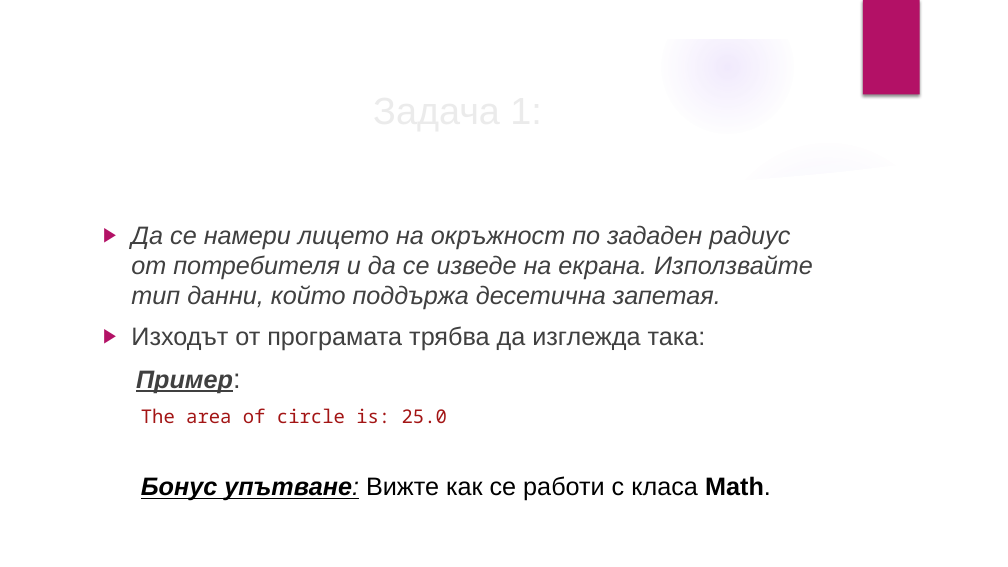
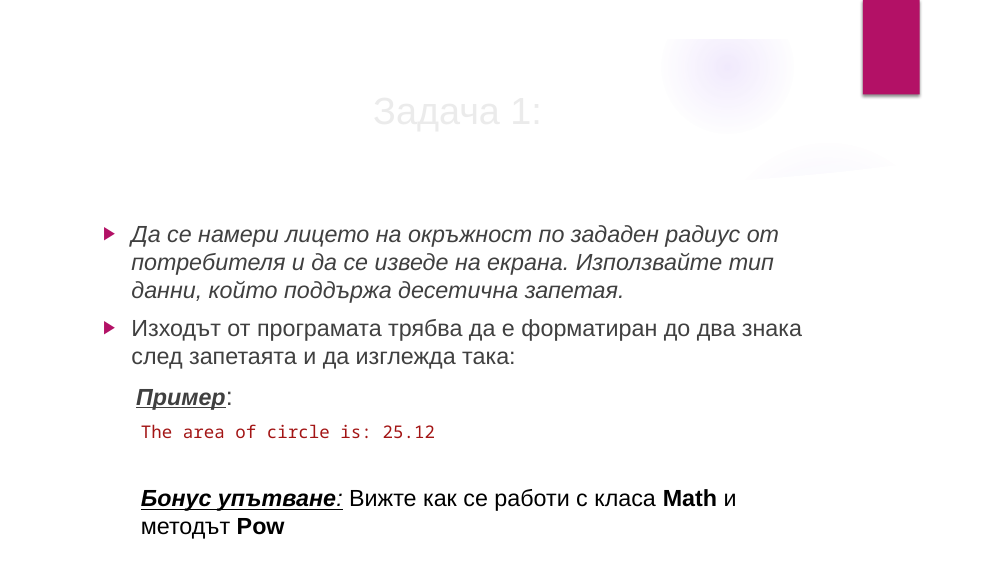
Before and after one commit to velizar92/CSharp-Programming-Presentations, a slide deck: slide 53 of C# Basics.pptx. Drawn at 1008x567 pixels with LibreOffice and Linux fonts; fonts in the diff are those of the drawing; background and template pictures are left out. Boxes give left, top, right and bottom in pixels: in the first picture for what was removed or moved away, otherwise in the second. Text is boxed around its words. In the diff, an @@ line names an element or a change of style, - is before the commit and + after.

Commit message:
C# Basics Latest changes

```diff
--- a/C# Basics.pptx
+++ b/C# Basics.pptx
@@ text at (131,225,779,410): size 24 to 22.2 pt in "Да се намери лицето на окръжност по ...", "Пример:"; size 26 to 24.1 pt in "Пример:" @@
@@ text at (131,319,802,369): text changed; size 24 to 22.2 pt @@
-▶ Изходът от програмата трябва да изглежда така:
+▶ Изходът от програмата трябва да е форматиран до два знака след запетаята и да изглежда така:
@@ text at (141,424,737,511): text changed; size 24 to 22.2 pt @@
-  The area of circle is: 25.0
-  Бонус упътване: Вижте как се работи с класа Math.
+  The area of circle is: 25.12
+  Бонус упътване: Вижте как се работи с класа Math и методът Pow
```
